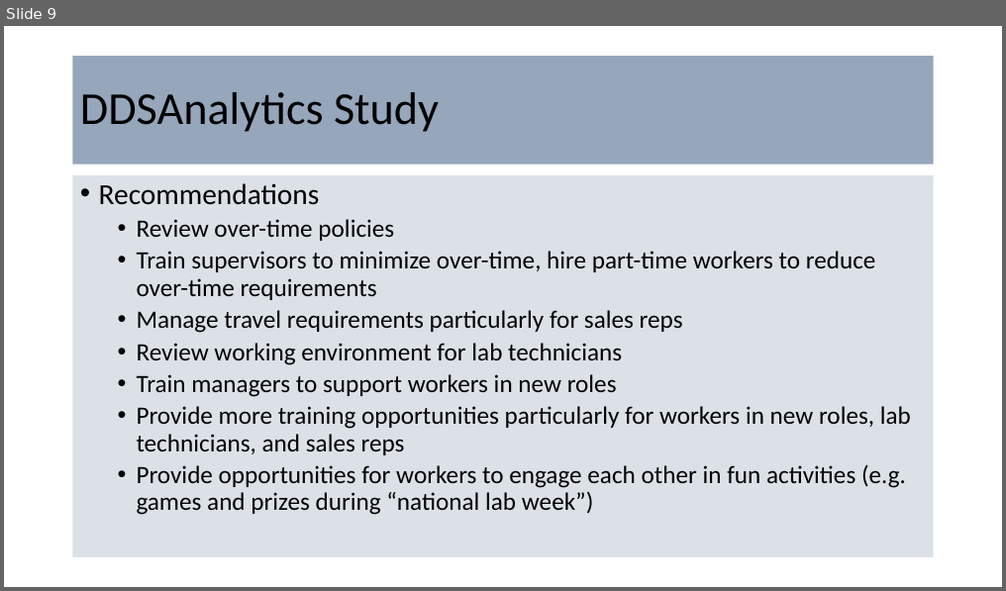
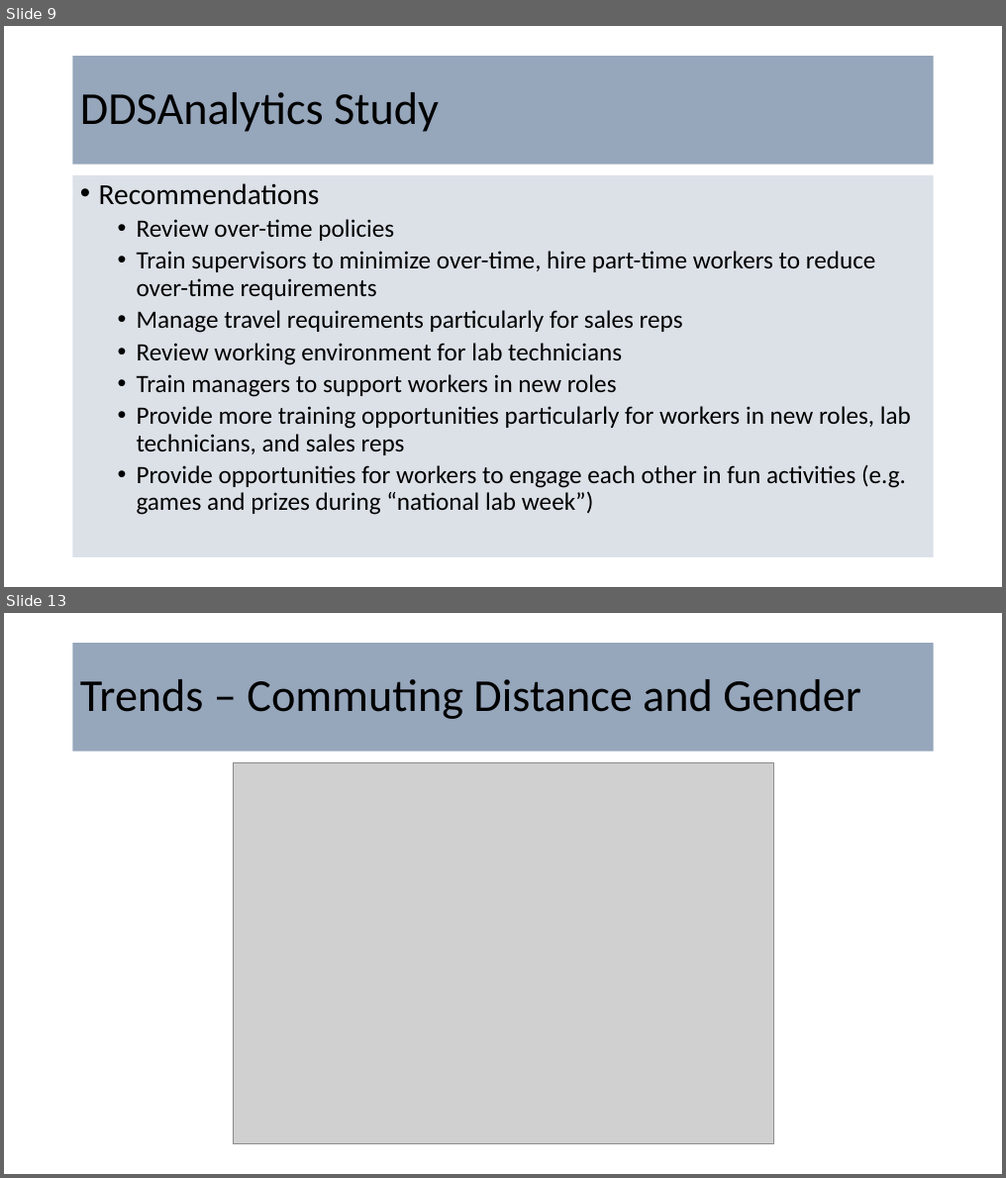
Before and after one commit to holdwork/CaseStudy_2, a slide deck: CaseStudy2V2.pptx. Shown one above the other, each under a label of ours: slide 9 before the commit, slides 9 and 13 after it; the slides between them are not shown. The pictures are 1006x591 and 1006x1178 pixels, drawn with LibreOffice and Linux fonts; fonts in the diff are those of the drawing; grey boxes stand for pictures; background and template pictures are left out. Boxes give left, top, right and bottom in pixels: in the first picture for what was removed or moved away, otherwise in the second. Text is boxed around its words. In the diff, an @@ line names an element or a change of style, - is before the commit and + after.

Commit message:
added trends analysis

```diff
--- a/CaseStudy2V2.pptx
+++ b/CaseStudy2V2.pptx
@@ slide 13 added at (4,613,1002,1174), background picture (left out) @@
@@ title added at (73,643,934,752), fill #8497B0 at 85% opacity, 44 pt, text #000000 @@
+Trends – Commuting Distance and Gender
@@ picture added at (233,762,773,1145) @@
```
Also in this commit, not shown: 6 other slides added.
